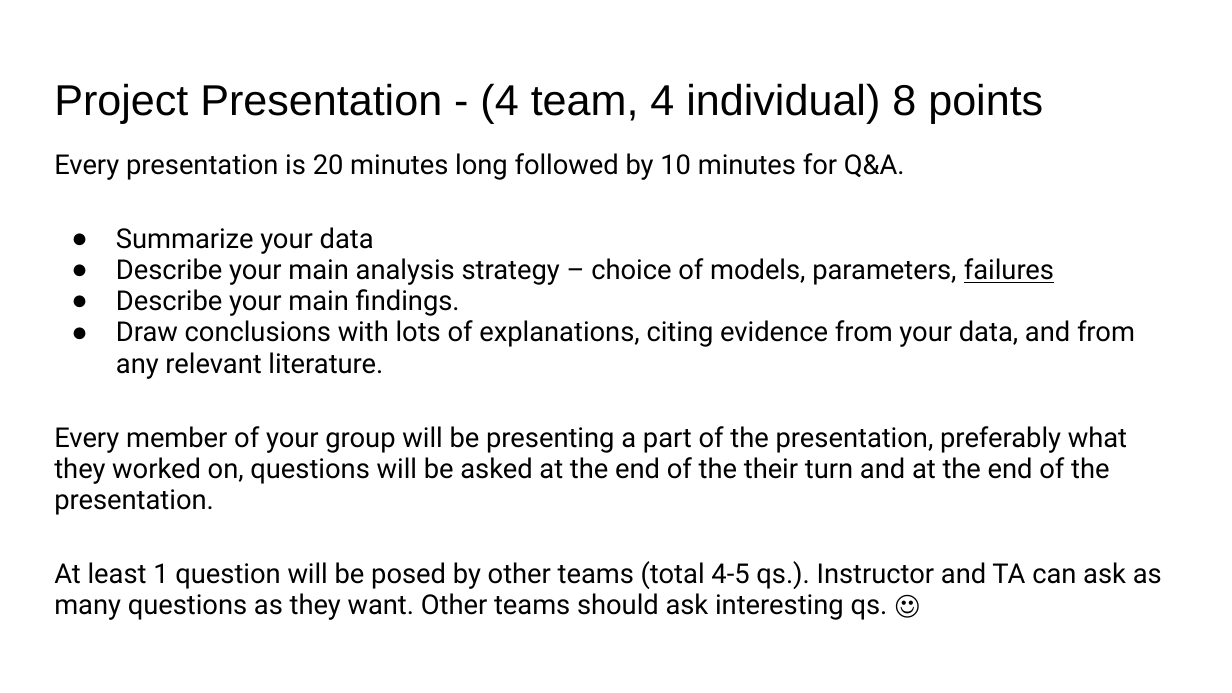
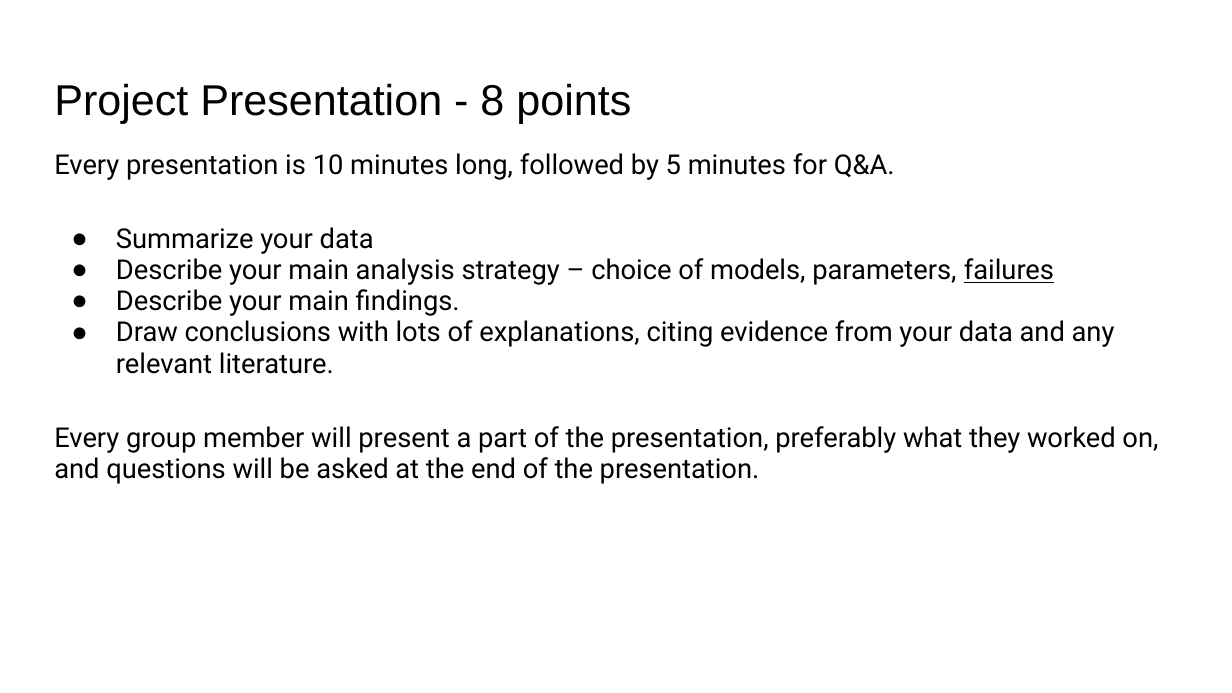
Before and after one commit to gk5951/RIT-DSCI-633-FDS, a slide deck: slide 5 of Syllabus/ProjectFiles/ProjectGradingRubric.pptx. Drawn at 1232x693 pixels with LibreOffice and Linux fonts; fonts in the diff are those of the drawing. Boxes give left, top, right and bottom in pixels: in the first picture for what was removed or moved away, otherwise in the second. Text is boxed around its words. In the diff, an @@ line names an element or a change of style, - is before the commit and + after.

Commit message:
Updated Project Folder

```diff
--- a/Syllabus/ProjectFiles/ProjectGradingRubric.pptx
+++ b/Syllabus/ProjectFiles/ProjectGradingRubric.pptx
@@ title at box(54, 83, 631, 123): text changed @@
-Project Presentation - (4 team, 4 individual) 8 points
+Project Presentation - 8 points
@@ text at box(54, 153, 895, 180): text changed @@
-Every presentation is 20 minutes long followed by 10 minutes for Q&A.
+Every presentation is 10 minutes long, followed by 5 minutes for Q&A.
@@ text at box(54, 320, 1158, 484): text changed @@
-● Draw conclusions with lots of explanations, citing evidence from your data, and from any relevant literature.
-Every member of your group will be presenting a part of the presentation, preferably what they worked on, questions will be asked at the end of the their turn and at the end of the presentation.
-At least 1 question will be posed by other teams (total 4-5 qs.). Instructor and TA can ask as many questions as they want. Other teams should ask interesting qs. ☺
+● Draw conclusions with lots of explanations, citing evidence from your data and any relevant literature.
+Every group member will present a part of the presentation, preferably what they worked on, and questions will be asked at the end of the presentation.
```
Also in this commit, not shown: 2 other slides changed, 1 other file.
